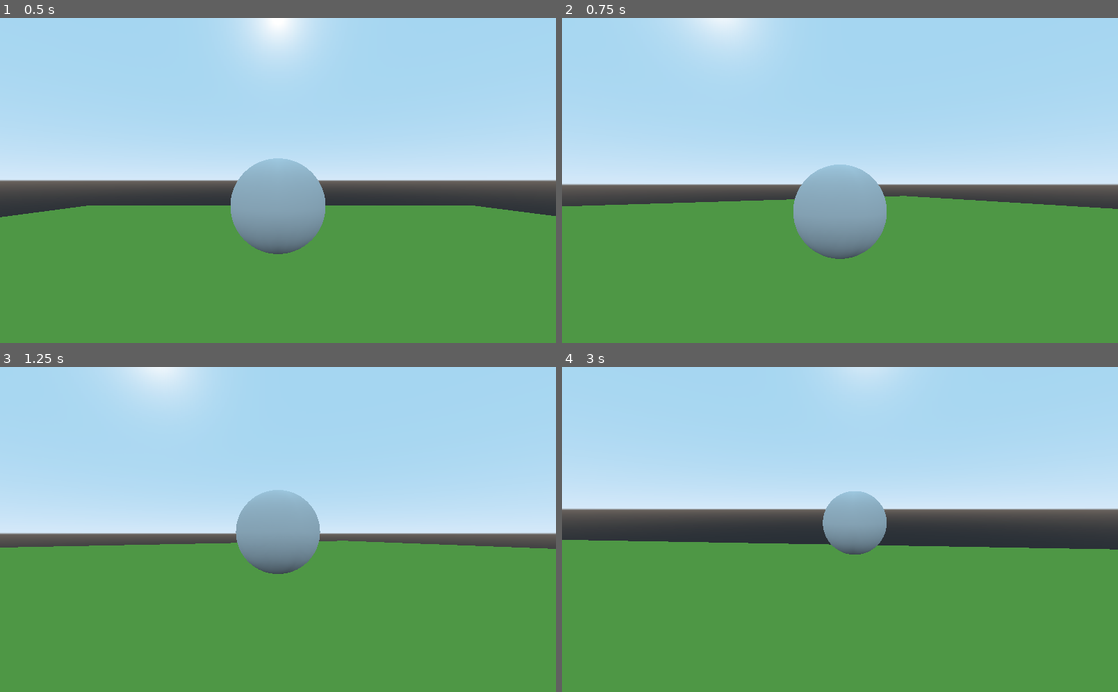
Above: before the commit, frames 1-4 (two rows, left to right).
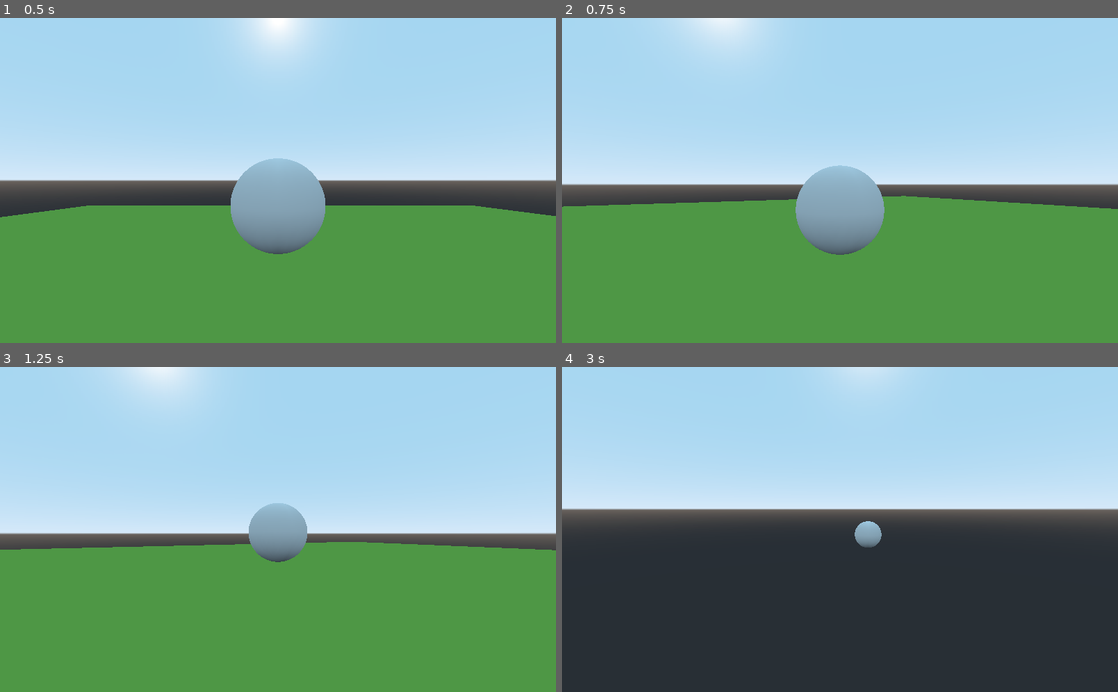
Above: after the commit, the same moments.

Repository: jacksonelfersbd0/sp4
Game: Godot game, scene res://Main.tscn
Two runs of this game, one before a commit and one after it. Both use one fixed random seed, a clock stepped at 60 frames per second and the inputs below.
Inputs (mouse positions are in pixels of both pictures, inside the frame that each line leads up to):
- Up to frame 1 (0.5 s): no input
- Up to frame 2 (0.75 s): move the mouse to (867, 180) at 0.52 s; hold Up (ui_up) from 0.53 s (still down); click (867, 180) at 0.67 s
- Up to frame 3 (1.25 s): keep holding Up (ui_up)
- Up to frame 4 (3 s): keep holding Up (ui_up); move the mouse to (812, 529) at 1.27 s; click (812, 529) at 1.42 s; move the mouse to (851, 523) at 2.02 s; click (851, 523) at 2.17 s; move the mouse to (834, 536) at 2.77 s; click (834, 536) at 2.92 s

Frame 1 is identical in both runs. In frame 2, 0.4% of the frame differs, in the area x 0-99%, y 45-75%; in frame 3, 2.1%; in frame 4, 47%, in the area x 0-100%, y 38-100%.

Commit message:
add: few minor control adjustments

Diff:
--- a/src/KinematicBody.gd
+++ b/src/KinematicBody.gd
@@ -1,8 +1,7 @@
 extends RigidBody
 
 # Movement speed
-var speed = 10.0
-var rotation_sense = 1.0 # Adjust to reverse direction if needed
+var speed = 40.0
 
 # Reference to the camera and its holder
 onready var camera_holder = get_node("../CameraHolder")
@@ -10,10 +9,6 @@
 
 # Vector to move the ball
 var velocity = Vector3()
-
-#func _ready():
-	# Set the rigid body mode to "Character" to simulate a more controlled ball movement
-	#mode = RigidBody.MODE_KINEMATIC
 
 func _process(delta):
 	# Get the camera's forward direction and right direction
@@ -31,5 +26,10 @@
 	if Input.is_action_pressed("ui_right"):
 		move_dir += right
 
+	# Add forward movement if the left mouse button is held
+	if Input.is_mouse_button_pressed(BUTTON_LEFT):
+		move_dir += forward
+
 	# Apply movement using forces
-	add_force(move_dir.normalized() * speed, Vector3.ZERO)
+	if move_dir != Vector3.ZERO:
+		add_force(move_dir.normalized() * speed, Vector3.ZERO)
